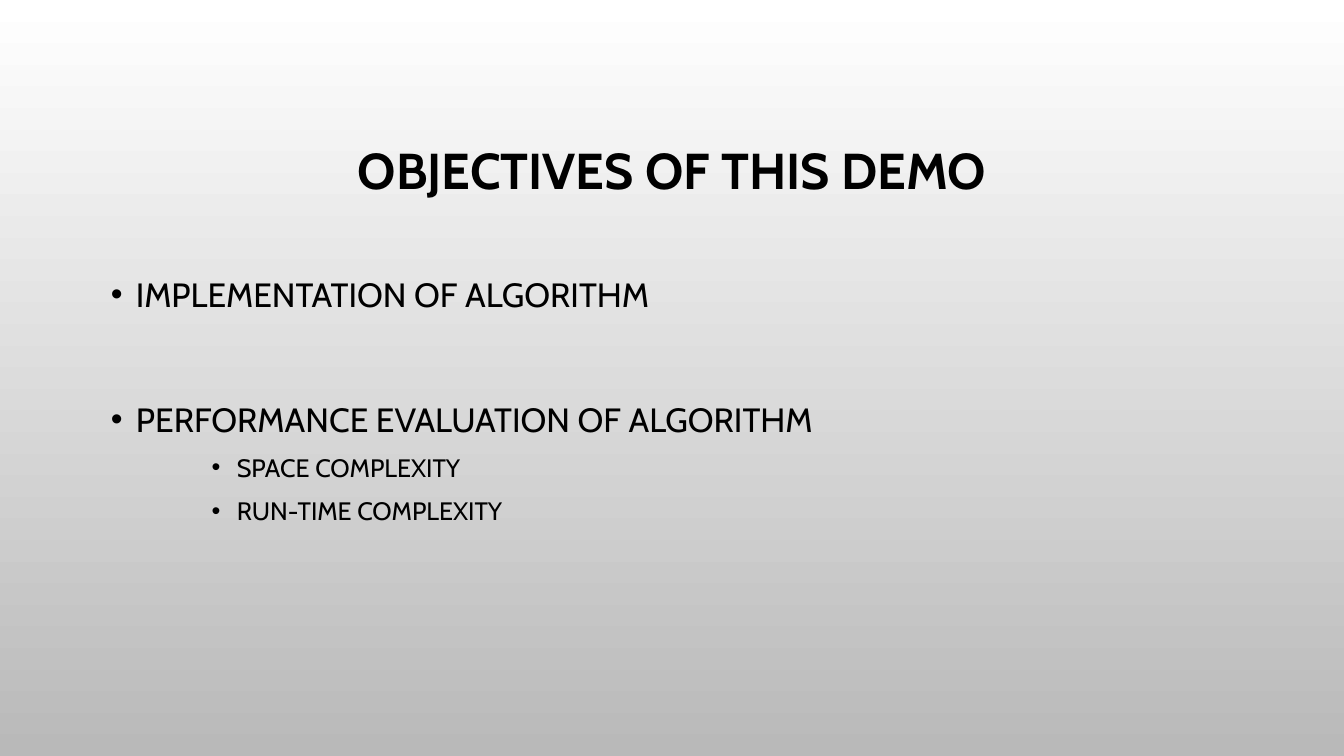
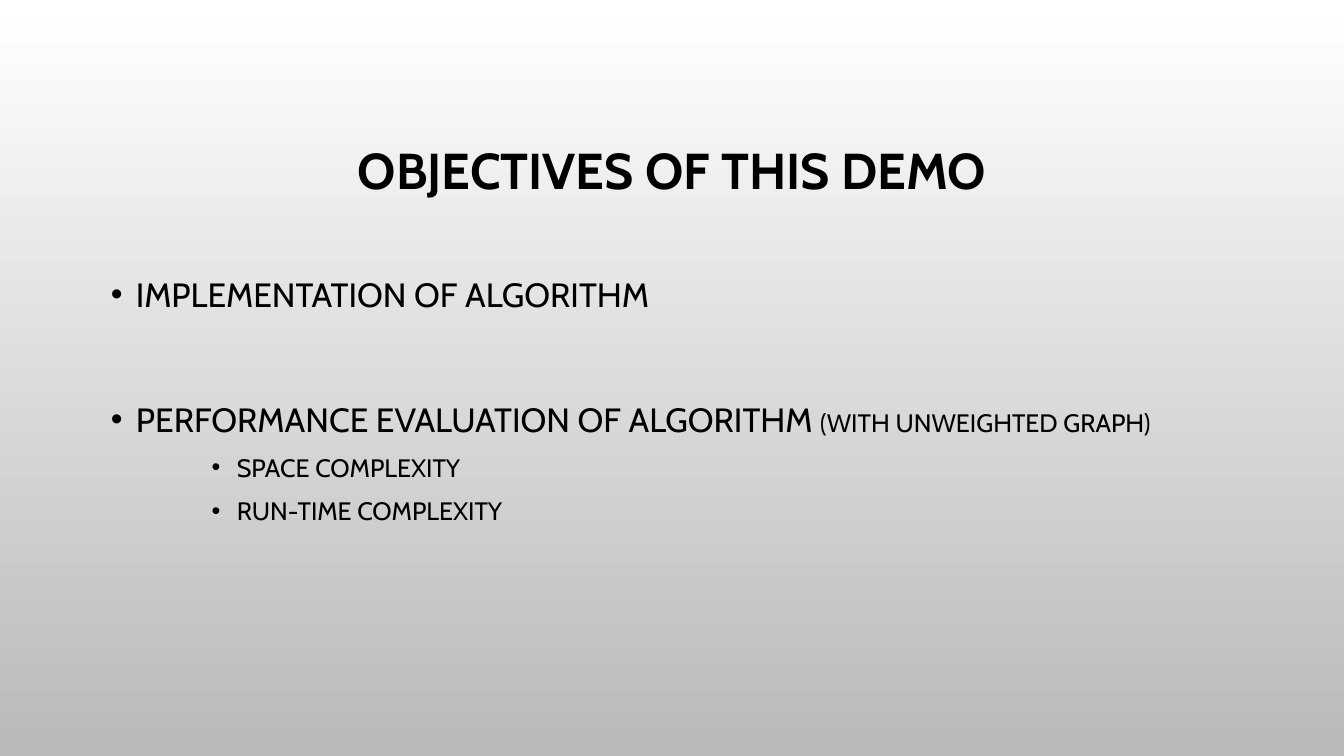
Before and after one commit to IqraSiddiqui/Portfolio, a slide deck: slide 2 of Documentation/Interim Demo.pptx. Drawn at 1344x756 pixels with LibreOffice and Linux fonts; fonts in the diff are those of the drawing; background and template pictures are left out. Boxes give left, top, right and bottom in pixels: in the first picture for what was removed or moved away, otherwise in the second. Text is boxed around its words. In the diff, an @@ line names an element or a change of style, - is before the commit and + after.

Commit message:
Edited Slides for Interim Demo

```diff
--- a/Documentation/Interim Demo.pptx
+++ b/Documentation/Interim Demo.pptx
@@ text at (136,408,1150,436): text changed @@
-• PERFORMANCE EVALUATION OF ALGORITHM
+• PERFORMANCE EVALUATION OF ALGORITHM (WITH UNWEIGHTED GRAPH)
```
Also in this commit, not shown: 1 other slide changed.
